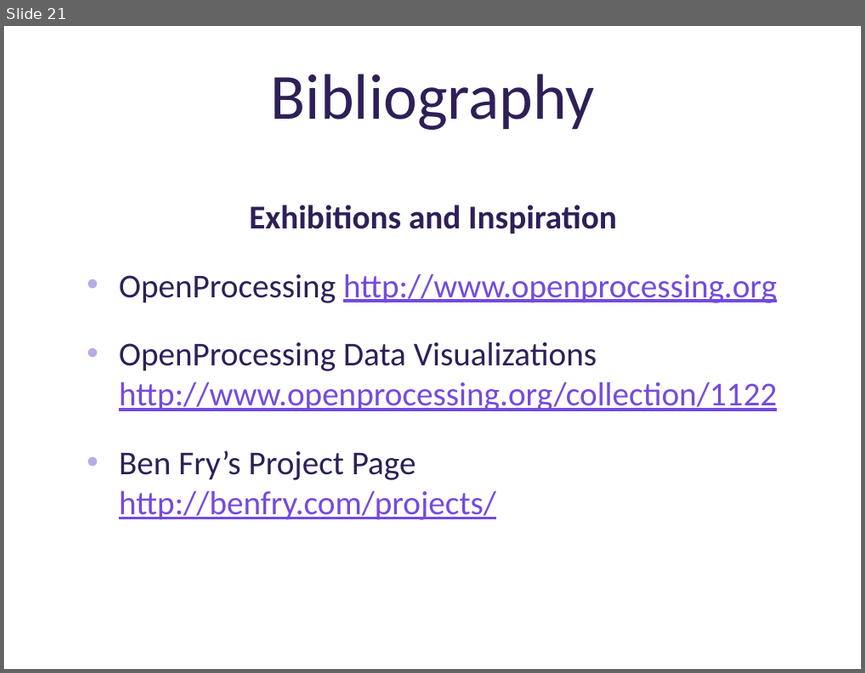
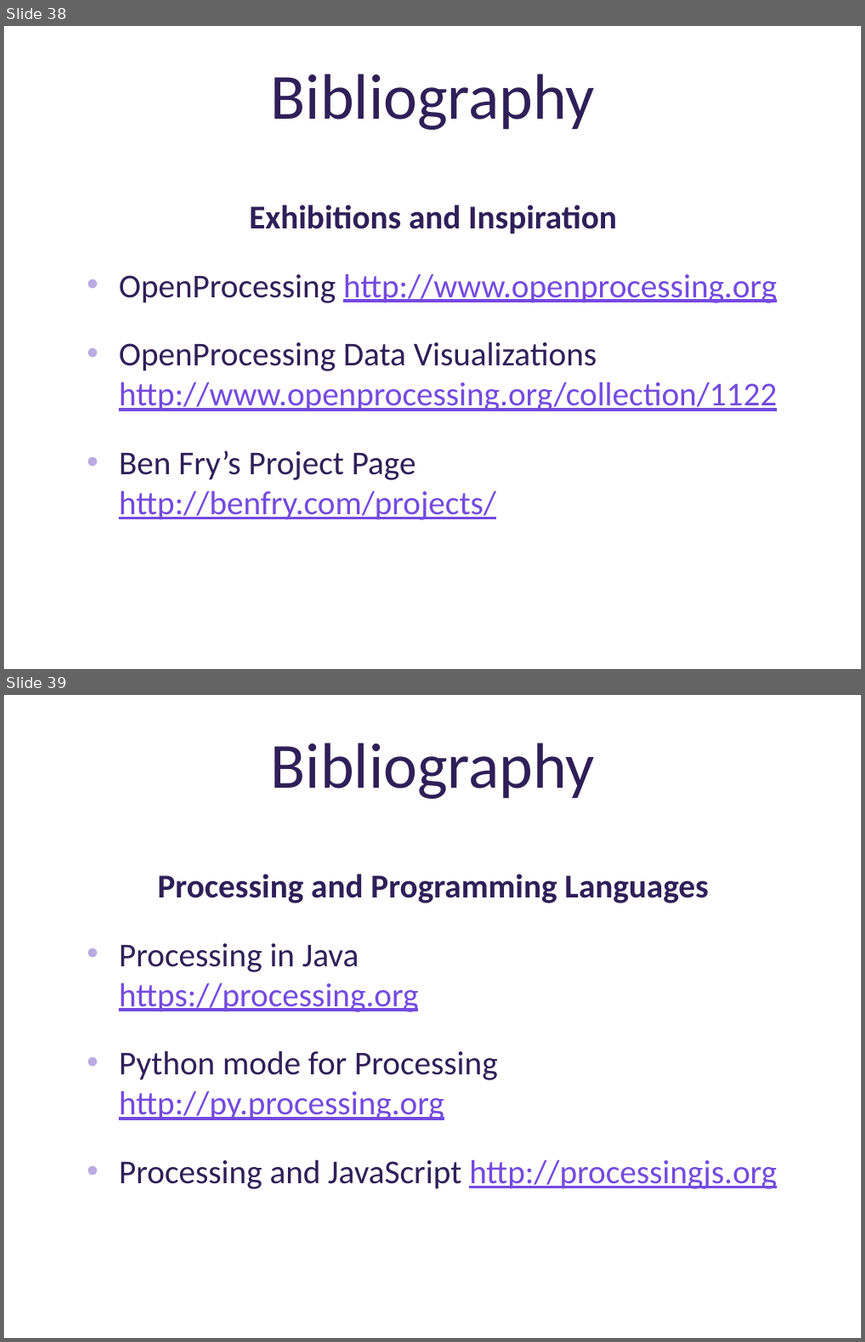
Before and after one commit to deenaengel/TF3_ProcessingSlides, a slide deck: Processing_Presentation_TF3_DE_notes.pptx. Shown one above the other, each under a label of ours: slide 21 before the commit, slides 38 and 39 after it. The pictures are 865x673 and 865x1342 pixels, drawn with LibreOffice and Linux fonts; fonts in the diff are those of the drawing; background and template pictures are left out. Boxes give left, top, right and bottom in pixels: in the first picture for what was removed or moved away, otherwise in the second. Text is boxed around its words. In the diff, an @@ line names an element or a change of style, - is before the commit and + after.

```diff
--- a/Processing_Presentation_TF3_DE_notes.pptx
+++ b/Processing_Presentation_TF3_DE_notes.pptx
@@ slide 39 added at (4,695,861,1338), background picture (left out) @@
@@ title added at (271,743,595,799), 54 pt, text #2F1F58 @@
+Bibliography
@@ text added at (119,873,777,1189), 28 pt, text #2F1F58 @@
+Processing and Programming Languages
+• Processing in Java
+  https://processing.org
+• Python mode for Processing http://py.processing.org
+• Processing and JavaScript http://processingjs.org
@@ what was slide 21 is now slide 38 @@
```
Also in this commit, not shown: 1 slide changed, 21 other slides added, 3 slides removed, 1 other file.
